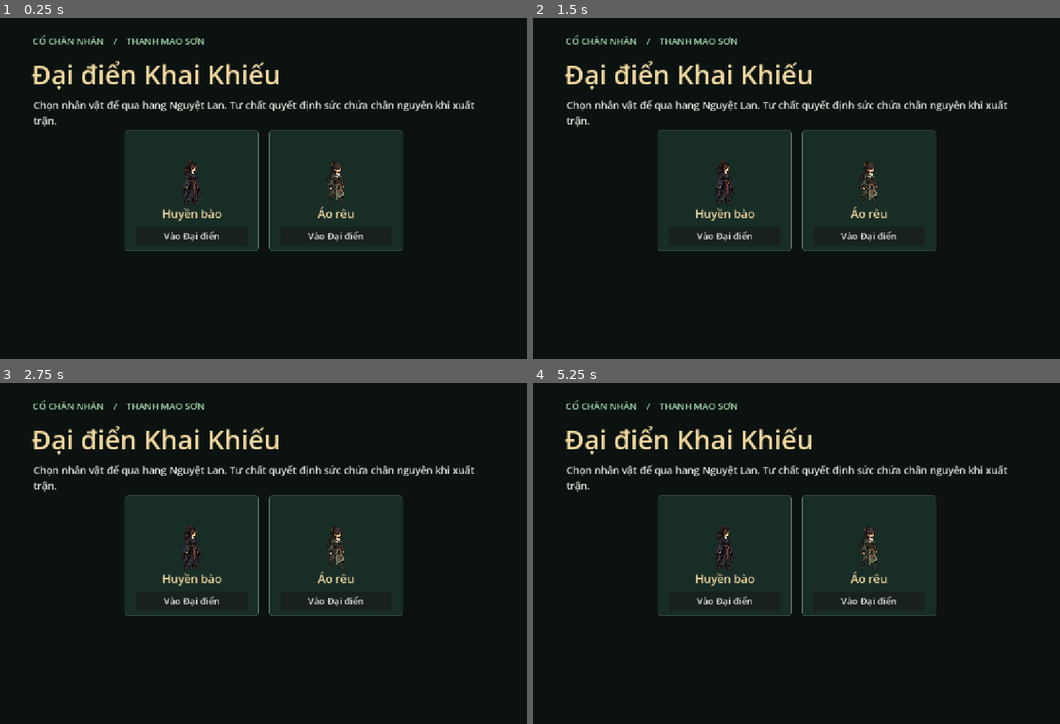
Above: before the commit, frames 1-4 (two rows, left to right).
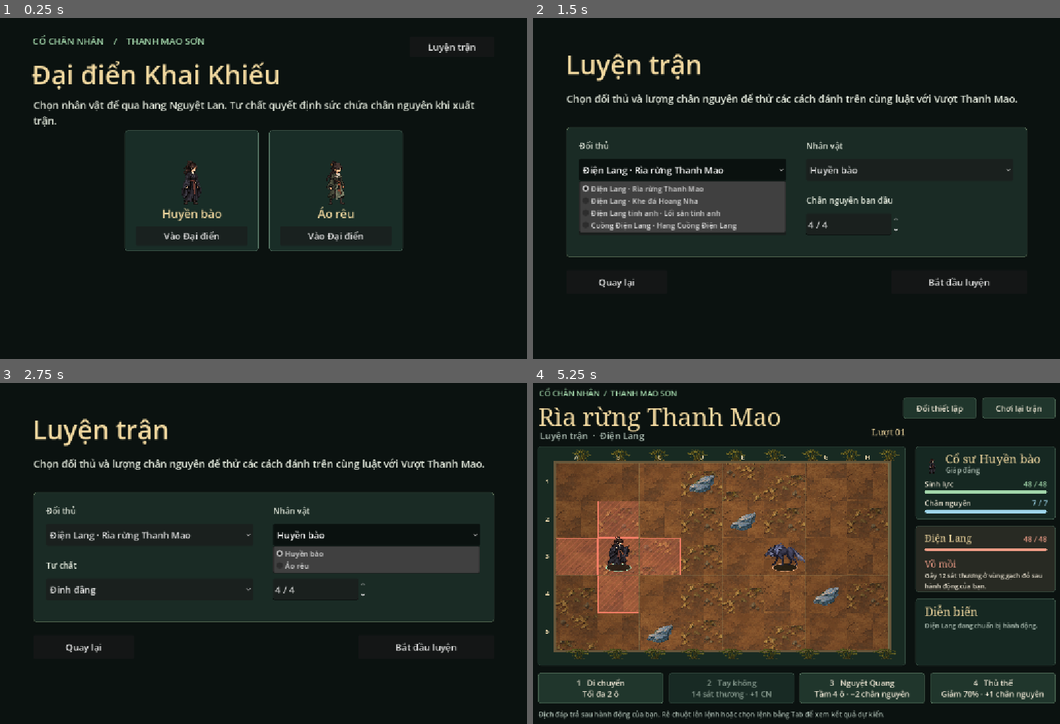
Above: after the commit, the same moments.

Repository: whaticando0110/cochannhan-web-demo
Game: Godot game, scene res://run_flow.tscn
The game is run twice, just before and just after one commit, with the same random seed, the same clock (stepped at 60 frames per second) and the same inputs.
Inputs (mouse positions are in pixels of both pictures, inside the frame that each line leads up to):
- Up to frame 1 (0.25 s): no input
- Up to frame 2 (1.5 s): click (986, 45) at 0.5 s, where only the run after the commit has a clickable "Luyện trận"; click (680, 171) at 1.25 s, where only the run after the commit has a clickable "Điện Lang · Rìa rừng Thanh Mao"
- Up to frame 3 (2.75 s): click (374, 536) at 2 s, where only the run after the commit has a clickable "Huyền bào"
- Up to frame 4 (5.25 s): click (680, 591) at 2.75 s, where only the run after the commit has a clickable "Đinh đẳng"; click (617, 645) at 3.5 s, where only the run after the commit has a clickable "Quay lại"; click (680, 591) at 4.25 s, where only the run after the commit has a clickable "Giáp đẳng"; click (959, 645) at 5 s, where only the run after the commit has a clickable "Bắt đầu luyện"

The runs differ from the first frame. In frame 1, 0.1% of the frame differs, in the area x 81-91%, y 7-11%; in frame 2, 24%; in frame 3, 22%; in frame 4, 57%, in the area x 0-100%, y 1-99%.

Commit message:
Add isolated Godot training and plan the Gu progression
Choose a Thanh Mao encounter, skin, aptitude and starting qi in Training. Repeat the same fight and return to the unchanged campaign save from any non-animating turn. Describe the next encounters, proposed Gu rules and asset handoff. Verified training isolation, the Godot run and 54 campaign fixtures.

Diff:
--- a/godot-combat/combat_preview.gd
+++ b/godot-combat/combat_preview.gd
@@ -2,6 +2,8 @@
 
 signal action_committed
 signal battle_finished
+signal training_requested
+signal training_setup_requested
 
 const Rules = preload("res://battle_rules.gd")
 const Arena = preload("res://arena.gd")
@@ -21,6 +23,9 @@
 var enemy_name := "Điện Lang"
 var hero_name := "Cổ sư Huyền bào"
 var grade := "Đinh đẳng"
+var skin := "huyen-bao"
+var room := 0
+var training: Dictionary = {}
 var field: Arena
 var turn_label: Label
 var hp_label: Label
@@ -34,6 +39,7 @@
 var qi_bar: ProgressBar
 var wolf_bar: ProgressBar
 var reset_button: Button
+var training_button: Button
 var actions := {}
 var report: Array[String] = []
 var headline := SystemFont.new()
@@ -55,10 +61,22 @@
 	run = current_run
 	state = run.battle
 	var floor_data: Dictionary = run.stage_at(run.floor)
-	room_title = floor_data.name
-	enemy_name = floor_data.enemy
-	hero_name = "Cổ sư Áo rêu" if run.profile.hero == "ao-reu" else "Cổ sư Huyền bào"
-	grade = "%s · Nguyên Hải %d%%" % [run.profile.grade, run.profile.sea_pct]
+	var known_grade := "%s · Nguyên Hải %d%%" % [run.profile.grade, run.profile.sea_pct]
+	configure_identity(floor_data, run.floor, run.profile.hero, known_grade)
+
+
+func configure_training(settings: Dictionary) -> void:
+	training = settings.duplicate()
+	configure_identity(training.stage, training.room, training.hero, training.grade)
+
+
+func configure_identity(stage: Dictionary, arena_room: int, chosen_skin: String, starting_grade: String) -> void:
+	room_title = stage.name
+	enemy_name = stage.enemy
+	room = arena_room
+	skin = chosen_skin
+	grade = starting_grade
+	hero_name = "Cổ sư Áo rêu" if skin == "ao-reu" else "Cổ sư Huyền bào"
 
 
 func style(fill: Color, border: Color, radius: int = 3) -> StyleBoxFlat:
@@ -127,17 +145,24 @@
 	var mode := "Trận theo lượt"
 	if run != null:
 		mode = "Màn %d / %d" % [run.floor + 1, RunData.FLOORS.size()]
+	elif not training.is_empty():
+		mode = "Luyện trận"
 	label("%s  ·  %s" % [mode, enemy_name], 38, 113, 600, 27, 20, MUTE)
 	turn_label = label("", 678, 105, 160, 33, 20, GOLD, true)
 	turn_label.horizontal_alignment = HORIZONTAL_ALIGNMENT_RIGHT
 	reset_button = button("Chơi lại trận", 1006, 44, 160, 46)
 	reset_button.visible = run == null
 	reset_button.pressed.connect(reset_battle)
+	if run != null:
+		training_button = button("Luyện trận", 1006, 44, 160, 46)
+		training_button.pressed.connect(func(): training_requested.emit())
+	elif not training.is_empty():
+		training_button = button("Đổi thiết lập", 833, 44, 160, 46)
+		training_button.pressed.connect(func(): training_setup_requested.emit())
 	panel(33, 151, 805, 481)
 	field = Arena.new()
-	if run != null:
-		field.room = run.floor
-		field.skin = run.profile.hero
+	field.room = room
+	field.skin = skin
 	set_bounds(field, 34, 153, 803, 477)
 	field.cell_selected.connect(select_cell)
 	field.cell_focused.connect(inspect_cell)
@@ -235,7 +260,13 @@
 func reset_battle() -> void:
 	if busy or run != null:
 		return
-	state = Rules.new()
+	if training.is_empty():
+		state = Rules.new()
+	else:
+		state = RunData.battle_for(training.stage, 0, Rules.MAX_HP, training.qi, training.max_qi)
+	if is_instance_valid(qi_bar):
+		qi_bar.max_value = state.max_qi
+		wolf_bar.max_value = state.wolf_max
 	show_battle()
 
 
@@ -355,9 +386,13 @@
 	for control in actions.values():
 		control.disabled = true
 	reset_button.disabled = true
+	if is_instance_valid(training_button):
+		training_button.disabled = true
 	await field.play_exchange(exchange)
 	busy = false
 	reset_button.disabled = false
+	if is_instance_valid(training_button):
+		training_button.disabled = false
 	for note in exchange.notes:
 		report.push_front(note)
 	report = report.slice(0, 4)
--- a/godot-combat/run_flow.gd
+++ b/godot-combat/run_flow.gd
@@ -8,6 +8,9 @@
 const GOLD := Color("#f1d89f")
 const GREEN := Color("#a2d6aa")
 const PALE := Color("#e3e9dc")
+const TRAINING_STAGES := [Run.FLOORS[0], Run.ROUTES.ravine, Run.ROUTES.elite, Run.FLOORS[2]]
+const TRAINING_ROOMS := [0, 1, 1, 2]
+const TRAINING_GRADES := ["Đinh đẳng", "Bính đẳng", "Ất đẳng", "Giáp đẳng"]
 
 var save_path := "user://thanh-mao-run-v1.json"
 var ceremony_limit := 0
@@ -17,6 +20,8 @@
 var headline := SystemFont.new()
 var status: Label
 var save_problem := false
+var training_return: Callable
+var training_options := {"opponent": 0, "grade": 0, "hero": 0, "qi": 4}
 
 
 func _ready() -> void:
@@ -119,6 +124,7 @@
 	menu = make_menu()
 	switch_to(menu)
 	text(menu, "CỔ CHÂN NHÂN    /    THANH MAO SƠN", Rect2(94, 48, 980, 43), 20, GREEN)
+	button(menu, "Luyện trận", Rect2(919, 53, 185, 44), open_training.bind(show_entry))
 	var reborn := run != null and run.phase == "death"
 	text(menu, "Hồi sinh" if reborn else "Đại điển Khai Khiếu", Rect2(92, 96, 1000, 83), 58, GOLD, true)
 	var lead := "Chọn nhân vật để qua hang Nguyệt Lan. Tư chất quyết định sức chứa chân nguyên khi xuất trận."
@@ -173,6 +179,7 @@
 	next.configure(run)
 	next.action_committed.connect(persist)
 	next.battle_finished.connect(show_result)
+	next.training_requested.connect(open_training.bind(show_run))
 	switch_to(next)
 	if save_problem:
 		next.hint_label.text = "Không ghi được bản lưu. Lượt chơi vẫn tiếp tục."
@@ -183,6 +190,7 @@
 	switch_to(menu)
 	text(menu, "VƯỢT THANH MAO    /    MÀN %d TRÊN %d" % [run.floor + 1, Run.FLOORS.size()],
 		Rect2(96, 60, 1000, 41), 19, GREEN)
+	button(menu, "Luyện trận", Rect2(919, 58, 185, 44), open_training.bind(show_result))
 	var floor: Dictionary = run.stage_at(run.floor)
 	var title: String
 	var description: String
@@ -291,3 +299,72 @@
 		"expand":
 			return "Sức chứa %d → %d" % [run.battle.max_qi, preview.max_qi]
 	return ""
+
+
+func open_training(return_to: Callable) -> void:
+	training_return = return_to
+	show_training_setup()
+
+
+func dropdown(parent: Control, id: String, title: String, items: Array, selected: int, bounds: Rect2) -> OptionButton:
+	text(parent, title, Rect2(bounds.position, Vector2(bounds.size.x, 34)), 18)
+	var select := OptionButton.new()
+	select.name = id
+	select.position = bounds.position + Vector2(0, 42)
+	select.size = bounds.size
+	select.add_theme_font_size_override("font_size", 20)
+	for item in items:
+		select.add_item(item)
+	select.select(selected)
+	parent.add_child(select)
+	return select
+
+
+func show_training_setup() -> void:
+	menu = make_menu()
+	menu.name = "TrainingSetup"
+	switch_to(menu)
+	text(menu, "Luyện trận", Rect2(94, 75, 990, 95), 57, GOLD, true)
+	text(menu, "Chọn đối thủ và lượng chân nguyên để thử các cách đánh trên cùng luật với Vượt Thanh Mao.",
+		Rect2(96, 174, 1006, 56), 22)
+	var card := panel(menu, Rect2(96, 252, 1008, 284), Color("#1a2b25"), Color("#586c54"))
+	var opponent_items: Array = []
+	for stage in TRAINING_STAGES:
+		opponent_items.append(stage.enemy + " · " + stage.name)
+	var opponent := dropdown(card, "training_opponent", "Đối thủ", opponent_items, training_options.opponent, Rect2(28, 27, 452, 48))
+	var hero := dropdown(card, "training_hero", "Nhân vật", ["Huyền bào", "Áo rêu"], training_options.hero, Rect2(525, 27, 452, 48))
+	var grades := dropdown(card, "training_grade", "Tư chất", TRAINING_GRADES, training_options.grade, Rect2(28, 147, 452, 48))
+	text(card, "Chân nguyên ban đầu", Rect2(525, 147, 452, 34), 18)
+	var qi := SpinBox.new()
+	qi.name = "training_qi"
+	qi.position = Vector2(525, 189)
+	qi.size = Vector2(204, 48)
+	qi.min_value = 0
+	qi.max_value = training_options.grade + 4
+	qi.value = training_options.qi
+	qi.suffix = "/ %d" % int(qi.max_value)
+	qi.get_line_edit().add_theme_font_size_override("font_size", 20)
+	card.add_child(qi)
+	grades.item_selected.connect(func(index: int):
+		var was_full := qi.value == qi.max_value
+		qi.max_value = index + 4
+		qi.suffix = "/ %d" % int(qi.max_value)
+		if was_full:
+			qi.value = qi.max_value)
+	var back := button(menu, "Quay lại", Rect2(96, 565, 220, 52), training_return)
+	back.name = "training_back"
+	var begin := button(menu, "Bắt đầu luyện", Rect2(807, 565, 297, 52), func():
+		training_options = {"opponent": opponent.selected, "grade": grades.selected, "hero": hero.selected, "qi": int(qi.value)}
+		show_training_battle())
+	begin.name = "training_begin"
+
+
+func show_training_battle() -> void:
+	var next := BattleScene.instantiate()
+	var grade_index: int = training_options.grade
+	var opponent: int = training_options.opponent
+	next.configure_training({"stage": TRAINING_STAGES[opponent], "room": TRAINING_ROOMS[opponent],
+		"hero": "ao-reu" if training_options.hero == 1 else "huyen-bao",
+		"grade": TRAINING_GRADES[grade_index], "max_qi": grade_index + 4, "qi": training_options.qi})
+	next.training_setup_requested.connect(show_training_setup)
+	switch_to(next)
--- a/godot-combat/run_state.gd
+++ b/godot-combat/run_state.gd
@@ -60,9 +60,13 @@
 func encounter(hp: int, qi: int, max_qi: int) -> Rules:
 	var stage := stage_at(floor)
 	var variant := floori(seed / pow(3, floor)) % 3
+	return battle_for(stage, variant, hp, qi, max_qi, moon_bonus)
+
+
+static func battle_for(stage: Dictionary, variant: int, hp: int, qi: int, max_qi: int, bonus: int = 0) -> Rules:
 	return Rules.new({"hp": hp, "qi": qi, "max_qi": max_qi, "wolf_hp": stage.hp,
 		"rocks": stage.rooms[variant], "heavy": stage.heavy, "damage": stage.damage,
-		"bite": stage.bite, "pace": stage.pace, "moon_bonus": moon_bonus})
+		"bite": stage.bite, "pace": stage.pace, "moon_bonus": bonus})
 
 
 func perform(action: String, target: int = -1) -> Dictionary:
--- a/godot-combat/tests/run_flow_smoke.gd
+++ b/godot-combat/tests/run_flow_smoke.gd
@@ -85,6 +85,44 @@
 		await shoot(command[0], command[1] if command.size() == 2 else -1)
 
 
+func training_detour() -> void:
+	var save_before := FileAccess.get_file_as_string(path)
+	var snapshot_before: Dictionary = flow.run.snapshot().duplicate(true)
+	var open: Button = flow.current.training_button
+	click(open.get_global_rect().get_center())
+	await process_frame
+	check(flow.current.name == "TrainingSetup", "Could not open training during a run")
+	var opponent := flow.find_child("training_opponent", true, false) as OptionButton
+	var hero := flow.find_child("training_hero", true, false) as OptionButton
+	var grade := flow.find_child("training_grade", true, false) as OptionButton
+	var qi := flow.find_child("training_qi", true, false) as SpinBox
+	if opponent == null or hero == null or grade == null or qi == null:
+		check(false, "Training selection controls are missing")
+		return
+	opponent.select(3)
+	hero.select(1)
+	grade.select(3)
+	grade.item_selected.emit(3)
+	check(qi.max_value == 7, "Training Qi limit did not follow aptitude")
+	qi.value = 0
+	await capture("godot-luyen-thiet-lap.png")
+	await click_button("training_begin")
+	check(flow.current.state.wolf_hp == 84 and flow.current.state.qi == 0 and flow.current.state.max_qi == 7
+		and flow.current.field.skin == "ao-reu", "Training ignored opponent, skin or essence options")
+	await capture("godot-luyen-cuong-dien-lang.png")
+	await shoot(KEY_4)
+	check(flow.current.state.qi == 1 and flow.current.state.hp == 41, "Training did not use campaign combat laws")
+	key(KEY_R)
+	check(flow.current.state.hp == 48 and flow.current.state.qi == 0 and flow.current.state.turn == 1,
+		"Training retry changed the start conditions")
+	open = flow.current.training_button
+	click(open.get_global_rect().get_center())
+	await process_frame
+	await click_button("training_back")
+	check(flow.run.snapshot() == snapshot_before and FileAccess.get_file_as_string(path) == save_before
+		and flow.current.state == flow.run.battle, "Training modified the campaign or did not restore its battle")
+
+
 func play_route(id: String, second_room: Array, boss: Array) -> void:
 	var elite := id == "elite"
 	flow.run = Run.new(Awakening.profile_for("huyen-bao", 12), 5)
@@ -110,6 +148,8 @@
 		and flow.run.battle.wolf_hp == (62 if elite else 56), "Chosen route or first reward did not reach room two")
 	if not elite:
 		await capture("godot-khe-da-an-toan.png")
+	else:
+		await training_detour()
 	await play_commands(second_room)
 	check(flow.run.phase == "reward" and flow.run.floor == 1, "Second victory did not open a reward")
 	check(not flow.run.reward_options().has("refine"), "Refine may only be awarded once")
Not shown, changed: docs/ke-hoach-demo.md
